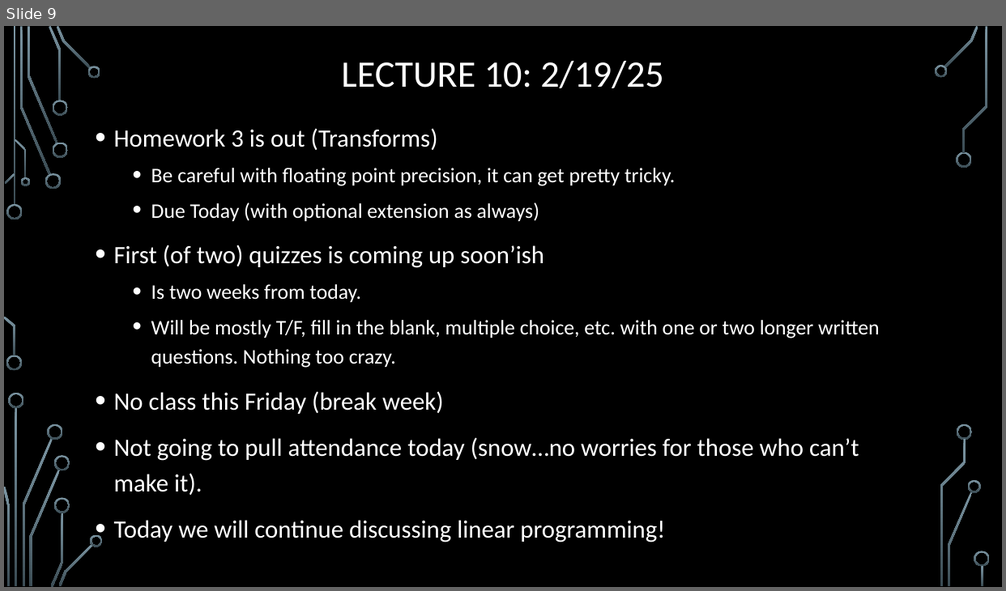
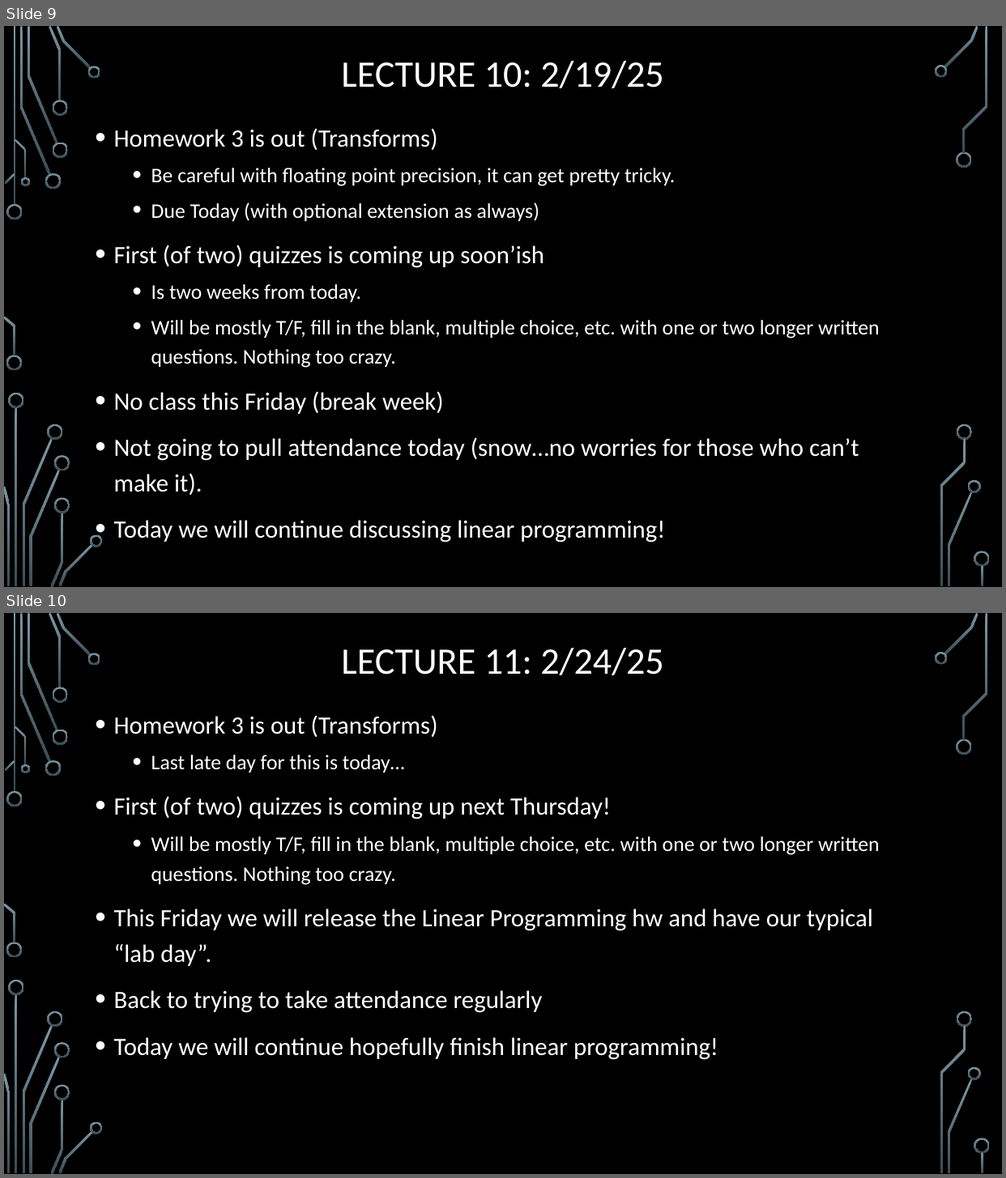
Before and after one commit to janiceeguo/advAlgo, a slide deck: slides/00-DailyAnnouncements.pptx. Shown one above the other, each under a label of ours: slide 9 before the commit, slides 9 and 10 after it. The pictures are 1006x591 and 1006x1178 pixels, drawn with LibreOffice and Linux fonts; fonts in the diff are those of the drawing; background and template pictures are left out. Boxes give left, top, right and bottom in pixels: in the first picture for what was removed or moved away, otherwise in the second. Text is boxed around its words. In the diff, an @@ line names an element or a change of style, - is before the commit and + after.

```diff
--- a/slides/00-DailyAnnouncements.pptx
+++ b/slides/00-DailyAnnouncements.pptx
@@ slide 10 added at (4,613,1002,1174), background picture (left out); not listed: 36 template elements that a slide beside it also shows @@
@@ title added at (341,648,664,675), 36 pt, text #FFFFFF @@
+LECTURE 11: 2/24/25
@@ text added at (114,715,880,1060), 24 pt, text #FFFFFF @@
+• Homework 3 is out (Transforms)
+  • Last late day for this is today…
+• First (of two) quizzes is coming up next Thursday!
+  • Will be mostly T/F, fill in the blank, multiple choice, etc. with one or two longer written questions. Nothing too crazy.
+• This Friday we will release the Linear Programming hw and have our typical “lab day”.
+• Back to trying to take attendance regularly
+• Today we will continue hopefully finish linear programming!
```
Also in this commit, not shown: 1 other file.
